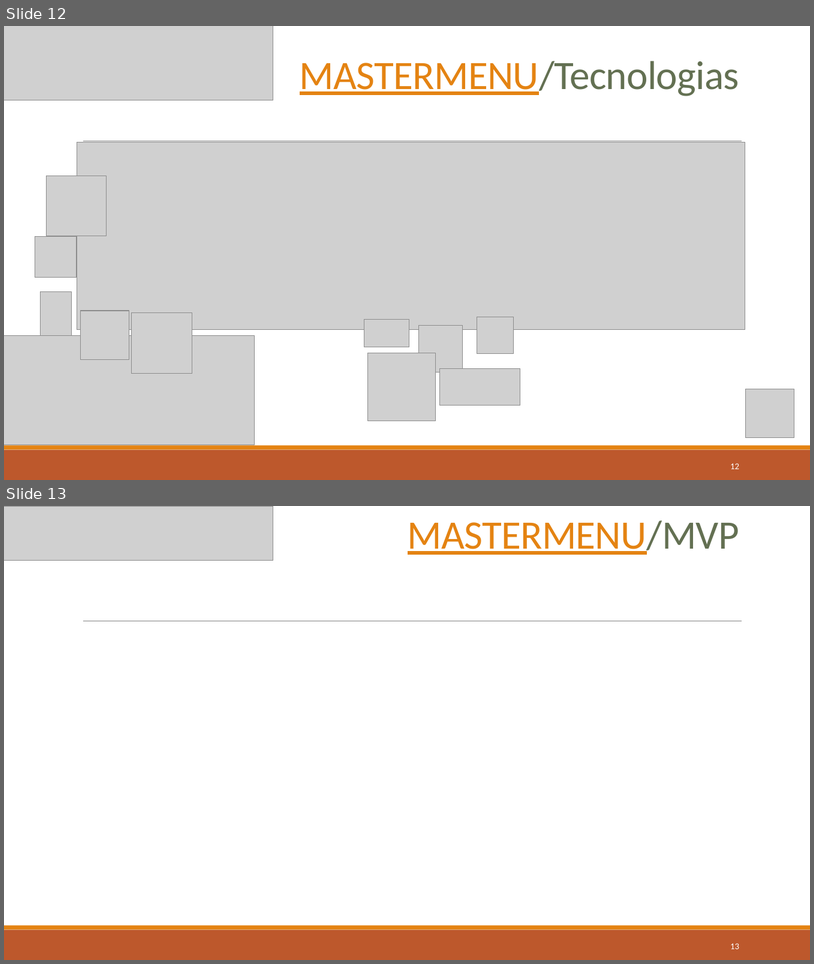
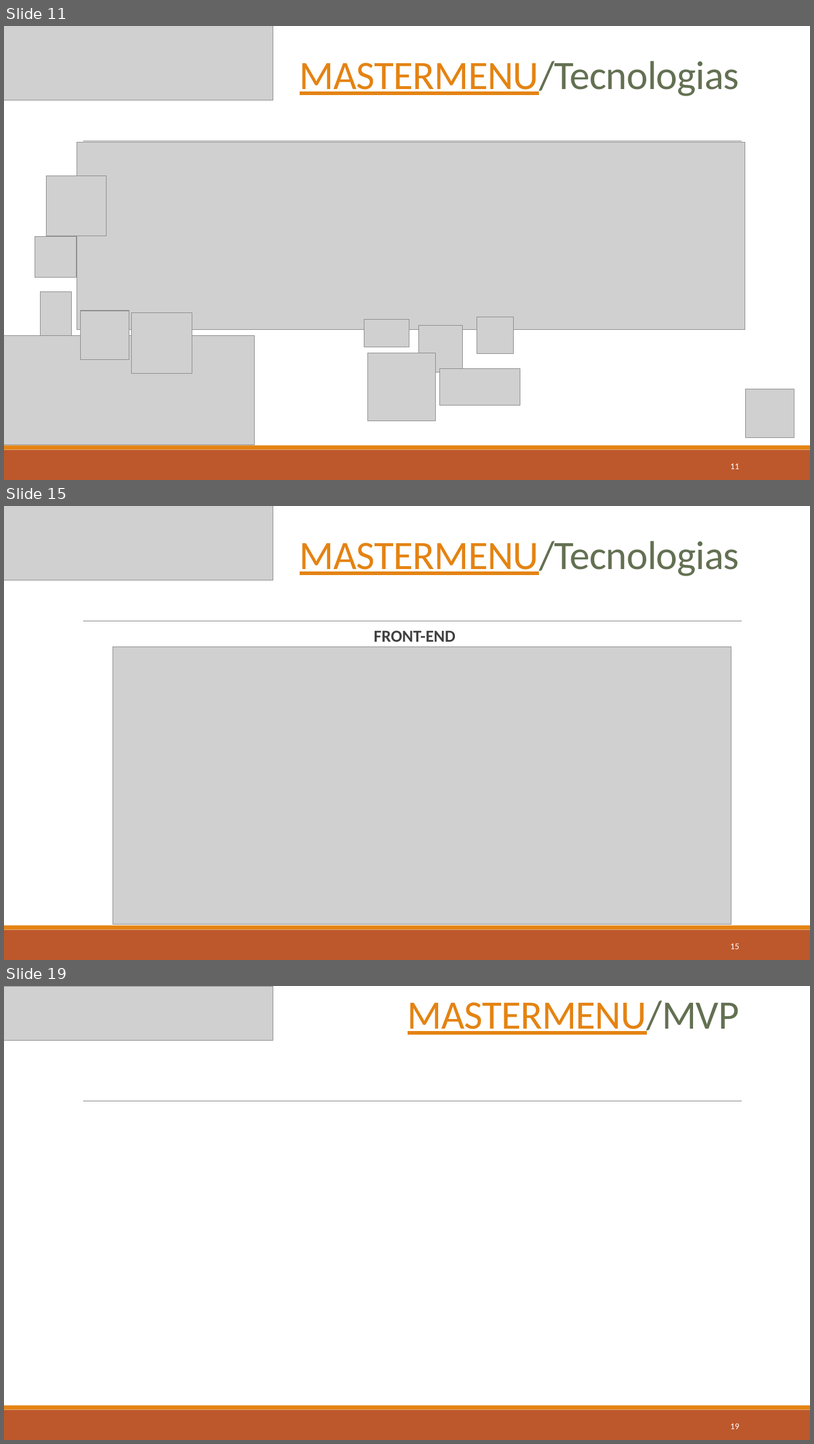
Before and after one commit to MatheusTabares/Master-menu, a slide deck: Documentos/Apresentação/Defesa Trabalho de Conclusão de Curso.pptx. Shown one above the other, each under a label of ours: slides 12 and 13 before the commit, slides 11, 15 and 19 after it; the slides between them are not shown. The pictures are 814x964 and 814x1444 pixels, drawn with LibreOffice and Linux fonts; fonts in the diff are those of the drawing; grey boxes stand for pictures; background and template pictures are left out. Boxes give left, top, right and bottom in pixels: in the first picture for what was removed or moved away, otherwise in the second. Text is boxed around its words. In the diff, an @@ line names an element or a change of style, - is before the commit and + after.

```diff
--- a/Documentos/Apresentação/Defesa Trabalho de Conclusão de Curso.pptx
+++ b/Documentos/Apresentação/Defesa Trabalho de Conclusão de Curso.pptx
@@ slide 15 added at (4, 506, 810, 960), background #FFFFFF; not listed: 3 template elements that a slide beside it also shows @@
@@ picture added at (4, 506, 273, 580) @@
@@ title added at (300, 541, 740, 576), 48 pt, text #637052 @@
+MASTERMENU/Tecnologias
@@ text added at (374, 630, 456, 642), 20 pt, text #404040, bold @@
+FRONT-END
@@ picture added at (113, 647, 732, 924) @@
@@ page number added at (731, 943, 740, 949), 10.5 pt, text #FFFFFF @@
+15
@@ what was slide 12 is now slide 11 @@
@@ page number at (731, 463, 740, 469): text changed @@
-12
+11
@@ what was slide 13 is now slide 19 @@
@@ page number at (731, 1423, 740, 1429): text changed @@
-13
+19
```
Also in this commit, not shown: 3 slides changed, 7 other slides added, 1 slide removed, 17 other files.
